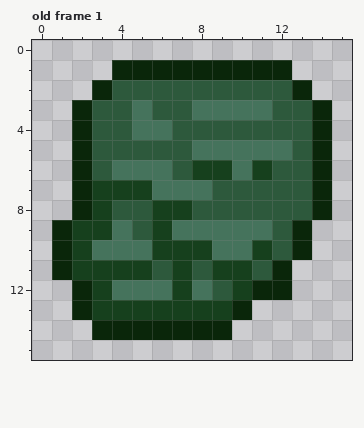
A pixel-art file gets an edit: assets/sprites/uranium.ase. Above is the file before it was changed.
16x16 pixels, 1 frame. Shown: old frame 1. The commit also changed other frames, which this record leaves out.
And afterwards:
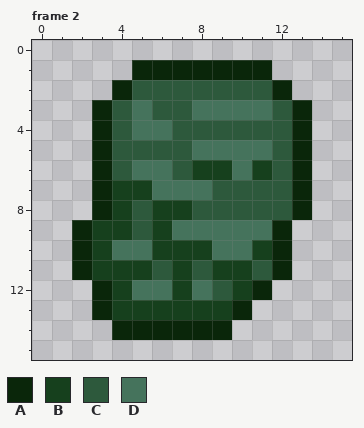
Palette (. is transparent): A #0a260a  B #16401d  C #2d593c  D #45735c
A new or re-ordered frame is compared with the old frame closest to it.
Changes in this commit:
{"change": "frames 1 -> 4"}
{"where": "frame 2 is new; against old frame 1"}
{"frame":2,"y":1,"x":4,"old":"A","new":"."}
{"frame":2,"y":1,"x":12,"old":"A","new":"."}
{"frame":2,"y":2,"x":3,"old":"AC","new":".A"}
{"frame":2,"y":2,"x":12,"old":"CA","new":"A."}
{"frame":2,"y":3,"x":2,"old":"AC","new":".A"}
{"frame":2,"y":3,"x":13,"old":"CA","new":"A."}
{"frame":2,"y":4,"x":2,"old":"AC","new":".A"}
{"frame":2,"y":4,"x":13,"old":"CA","new":"A."}
{"frame":2,"y":5,"x":2,"old":"AC","new":".A"}
{"frame":2,"y":5,"x":12,"old":"DCA","new":"CA."}
{"frame":2,"y":6,"x":2,"old":"ACD","new":".AC"}
{"frame":2,"y":6,"x":13,"old":"CA","new":"A."}
{"frame":2,"y":7,"x":2,"old":"AB","new":".A"}
{"frame":2,"y":7,"x":13,"old":"CA","new":"A."}
{"frame":2,"y":8,"x":2,"old":"ABC","new":".AB"}
{"frame":2,"y":8,"x":13,"old":"CA","new":"A."}
{"frame":2,"y":9,"x":1,"old":"AB","new":".A"}
{"frame":2,"y":9,"x":4,"old":"D","new":"B"}
{"frame":2,"y":9,"x":12,"old":"CA","new":"A."}
{"frame":2,"y":10,"x":1,"old":"ABD","new":".AB"}
{"frame":2,"y":10,"x":12,"old":"CA","new":"A."}
{"frame":2,"y":11,"x":1,"old":"AB","new":".A"}
{"frame":2,"y":12,"x":2,"old":"ABD","new":".AB"}
{"frame":2,"y":12,"x":12,"old":"A","new":"."}
{"frame":2,"y":13,"x":2,"old":"AB","new":".A"}
{"frame":2,"y":14,"x":3,"old":"A","new":"."}
{"label":"changed","picture_box":[52,60,132,340]}
{"label":"changed","picture_box":[272,60,332,300]}
